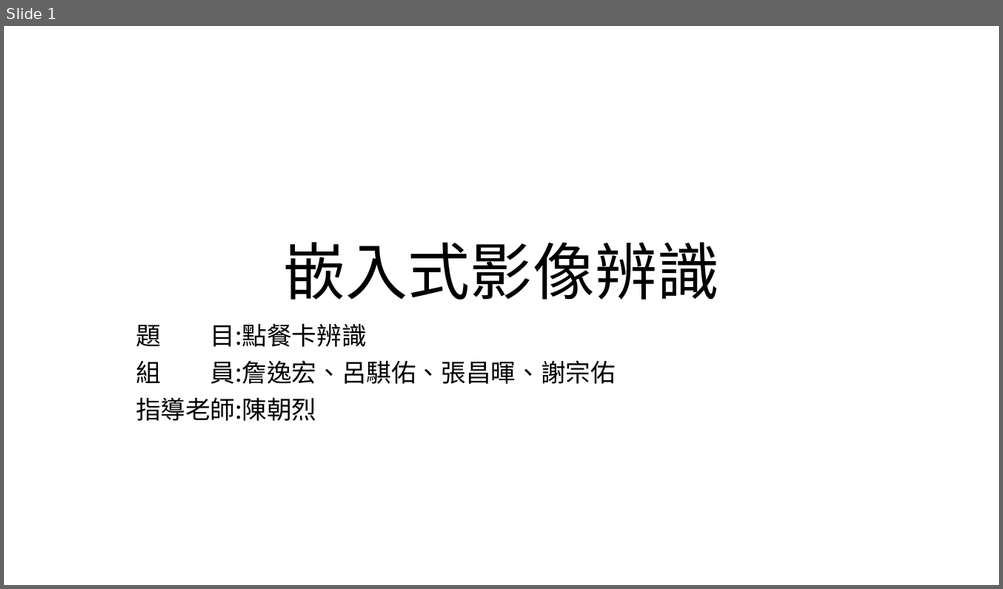
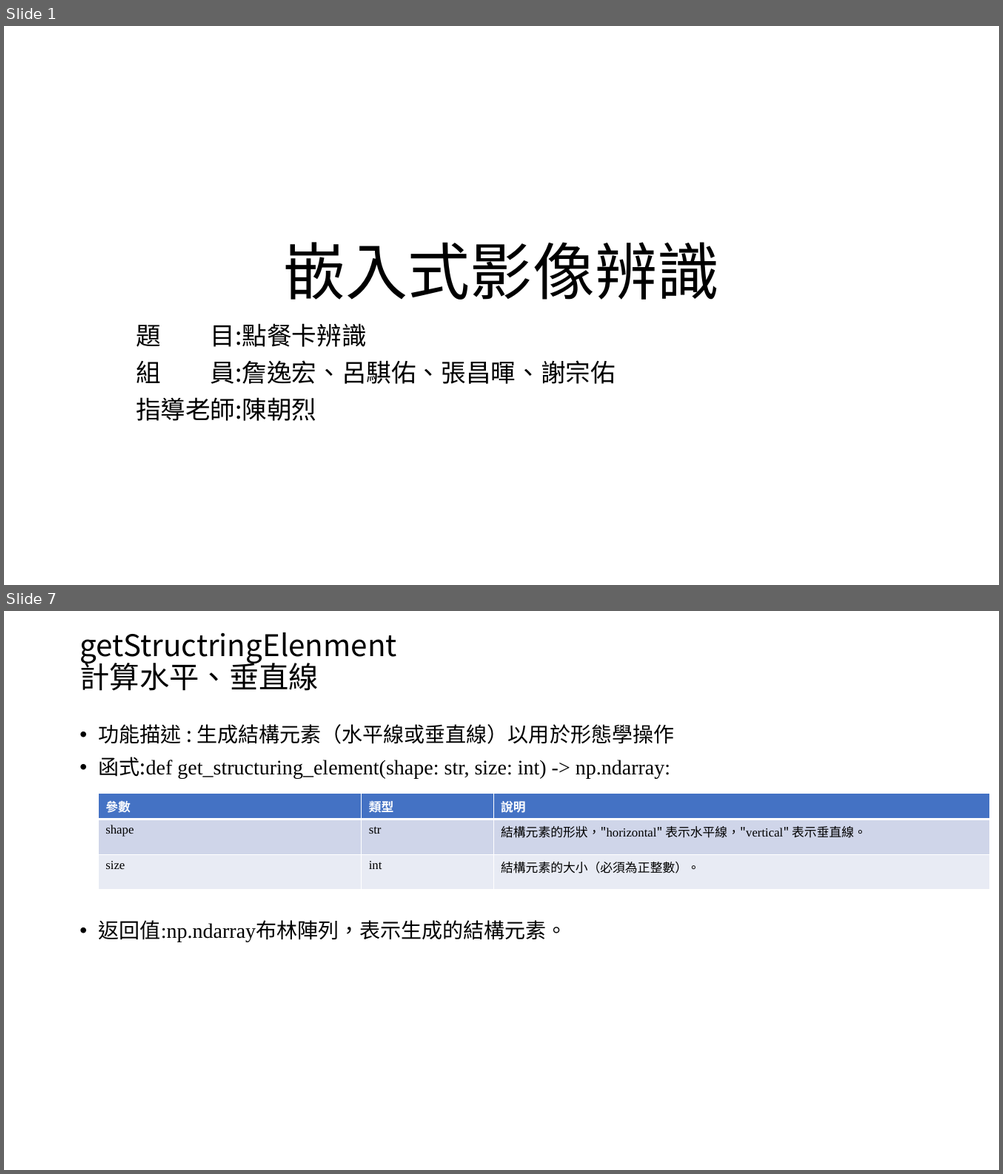
Before and after one commit to austin9328/Embedded_system, a slide deck: final_project/影像辨識 final_project.pptx. Shown one above the other, each under a label of ours: slide 1 before the commit, slides 1 and 7 after it; the slides between them are not shown. The pictures are 1003x589 and 1003x1174 pixels, drawn with LibreOffice and Linux fonts; fonts in the diff are those of the drawing. Boxes give left, top, right and bottom in pixels: in the first picture for what was removed or moved away, otherwise in the second. Text is boxed around its words. In the diff, an @@ line names an element or a change of style, - is before the commit and + after.

```diff
--- a/final_project/影像辨識 final_project.pptx
+++ b/final_project/影像辨識 final_project.pptx
@@ slide 7 added at bbox=[4, 611, 999, 1170], background #FFFFFF @@
@@ title added at bbox=[79, 632, 396, 691], 28.8 pt, text #000000 @@
+getStructringElenment
+計算水平、垂直線
@@ text added at bbox=[99, 724, 674, 943], 20 pt, text #000000 @@
+• 功能描述 : 生成結構元素（水平線或垂直線）以用於形態學操作
+• 函式:def get_structuring_element(shape: str, size: int) -> np.ndarray:
+• 返回值:np.ndarray布林陣列，表示生成的結構元素。
@@ table added at bbox=[98, 794, 990, 891], 3 rows, 3 columns @@
+參數 | 類型 | 說明
+shape | str | 結構元素的形狀，"horizontal" 表示水平線，"vertical" 表示垂直線。
+size | int | 結構元素的大小（必須為正整數）。
```
Also in this commit, not shown: 3 slides changed, 7 other slides added.
